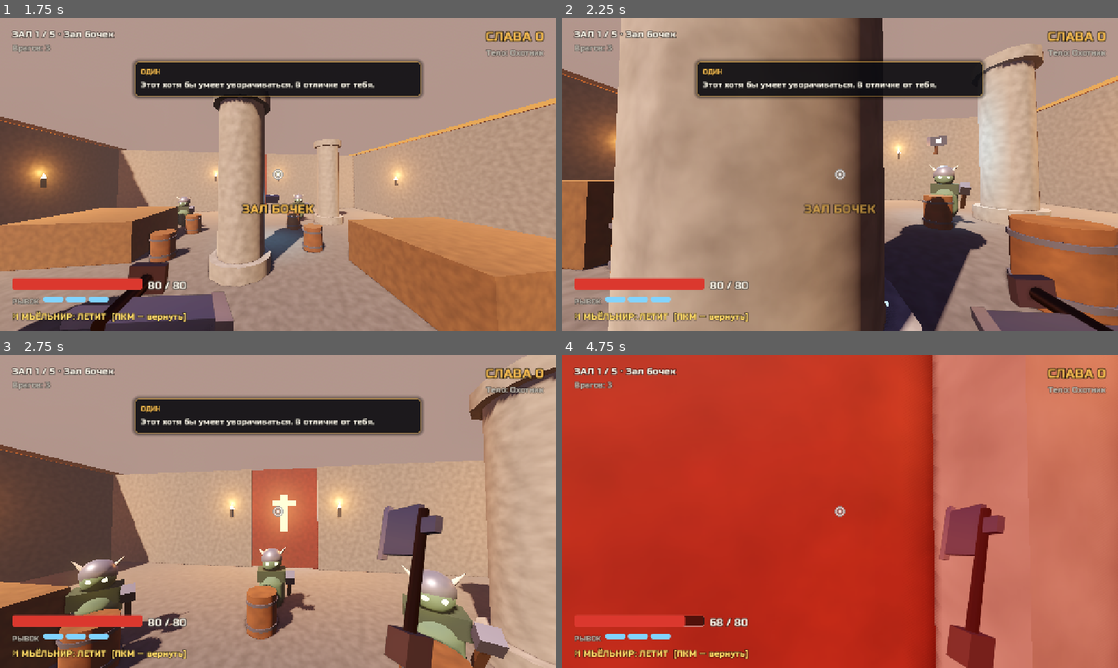
Above: before the commit, frames 1-4 (two rows, left to right).
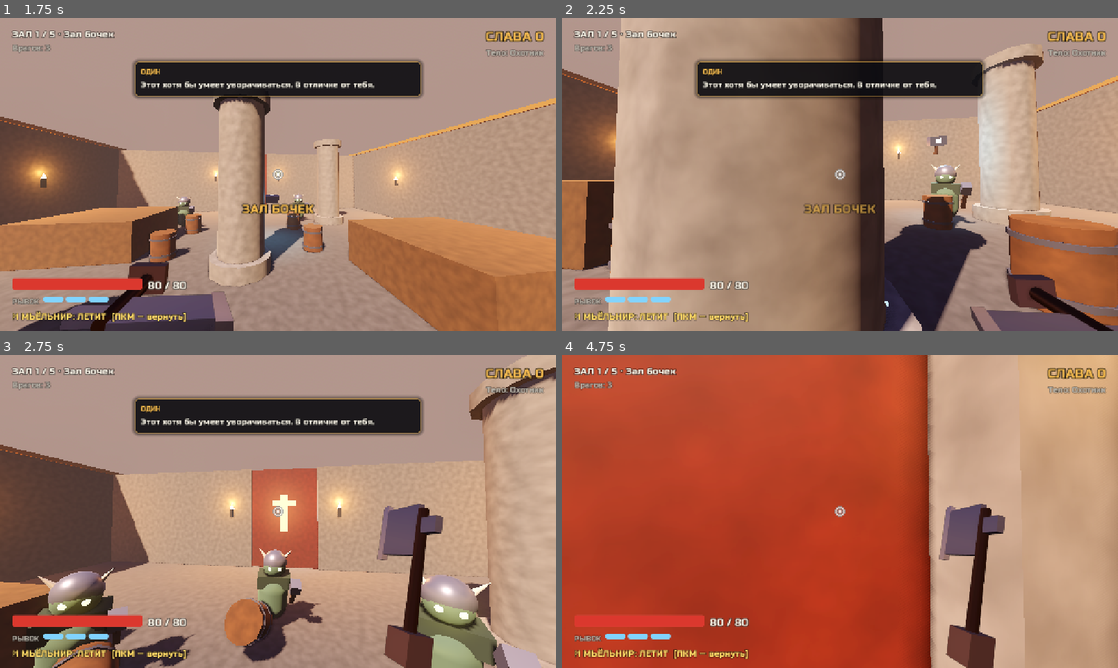
Above: after the commit, the same moments.

Repository: bbutterm/thor
Game: Godot game, scene res://ui/main_menu.tscn
Same seed, same stepped clock (60 frames per second), same inputs: the game is played once before the commit and once after it.
Inputs (mouse positions are in pixels of both pictures, inside the frame that each line leads up to):
- Up to frame 1 (1.75 s): click "Начать забег" at 0.5 s; move the mouse to (305, 174) at 1.27 s; hold W (move_forward) from 1.28 s (still down); right-click (305, 174) at 1.35 s; click (305, 174) at 1.42 s; tap Space (jump) at 1.52 s
- Up to frame 2 (2.25 s): keep holding W (move_forward); move the mouse to (812, 174) at 2.02 s; click (812, 174) at 2.1 s
- Up to frame 3 (2.75 s): keep holding W (move_forward); tap Space (jump) at 2.27 s; right-click (250, 511) at 2.3 s
- Up to frame 4 (4.75 s): keep holding W (move_forward); move the mouse to (851, 505) at 2.77 s; tap Shift (dash) at 2.85 s; right-click (851, 505) at 3.05 s; move the mouse to (834, 517) at 3.52 s; tap 1 (pick_1) at 3.6 s; click (834, 517) at 3.67 s; tap Space (jump) at 3.77, 4.52 s; right-click (834, 517) at 3.8 s; move the mouse to (878, 514) at 4.27 s; tap 2 (pick_2) at 4.35 s; right-click (878, 514) at 4.55 s

Frame 1 is identical in both runs. In frame 2, 0.2% of the frame differs, in the area x 64-75%, y 46-68%; in frame 3, 10%; in frame 4, 36%, in the area x 21-100%, y 0-100%.

Commit message:
Враги толкают бочки и обходят препятствия, тест ИИ по всем залам
Co-Authored-By: Claude Opus 5.5 <noreply@anthropic.com>
Claude-Session: https://claude.ai/code/session_016EUpgtyjWpewyAFB7LHHNf

Diff:
--- a/enemies/enemy.gd
+++ b/enemies/enemy.gd
@@ -71,6 +71,11 @@
 var _windup_glow: float = 0.0
 var _telegraph: Node3D
 var _walk_t: float = 0.0
+# Обход препятствий: если долго не можем сдвинуться — идём вбок
+var _stuck_check_t: float = 0.0
+var _stuck_check_pos: Vector3 = Vector3.ZERO
+var _detour_left: float = 0.0
+var _detour_dir: Vector3 = Vector3.ZERO
 
 func _ready() -> void:
 	add_to_group("enemies")
@@ -163,6 +168,8 @@
 			if _cooldown <= 0.0 and dist < keep_max_dist + 6.0 and _has_line_of_sight():
 				_begin_windup(false)
 				return Vector3.ZERO
+	if _detour_left > 0.0 and move != Vector3.ZERO:
+		move = (_detour_dir + move * 0.35).normalized()
 	return (move + _separation()).normalized() if move != Vector3.ZERO else _separation()
 
 func _separation() -> Vector3:
@@ -329,9 +336,36 @@
 		velocity.y = -0.5
 	var pre := Vector3(velocity.x, 0, velocity.z)
 	move_and_slide()
+	_push_props()
 	_check_wall_splat(pre)
+	_update_stuck(move_dir, delta)
 	if global_position.y < -30.0:
 		_die("fall")
+
+func _push_props() -> void:
+	for i in get_slide_collision_count():
+		var col := get_slide_collision(i)
+		var rb := col.get_collider() as RigidBody3D
+		if rb:
+			var dir := -col.get_normal()
+			dir.y = 0.1
+			rb.apply_central_impulse(dir.normalized() * 0.9 * model_scale * model_scale)
+
+func _update_stuck(move_dir: Vector3, delta: float) -> void:
+	if _detour_left > 0.0:
+		_detour_left -= delta
+	if state != State.CHASE or move_dir == Vector3.ZERO:
+		_stuck_check_t = 0.0
+		_stuck_check_pos = global_position
+		return
+	_stuck_check_t += delta
+	if _stuck_check_t >= 0.6:
+		var moved := Vector2(global_position.x - _stuck_check_pos.x, global_position.z - _stuck_check_pos.z).length()
+		if moved < move_speed * 0.6 * 0.25 and _detour_left <= 0.0:
+			_detour_dir = move_dir.cross(Vector3.UP).normalized() * (1.0 if randf() < 0.5 else -1.0)
+			_detour_left = 0.9
+		_stuck_check_t = 0.0
+		_stuck_check_pos = global_position
 
 func _check_wall_splat(pre_horiz: Vector3) -> void:
 	var kspeed := Vector2(knockback_velocity.x, knockback_velocity.z).length()
--- /dev/null
+++ b/tests/ai_test.gd
@@ -0,0 +1,50 @@
+extends Node
+## Проверка ИИ врагов: игрок стоит (бессмертный), враги должны дойти, замахнуться, ударить; метатели — стрелять.
+## godot --headless --path . --fixed-fps 60 res://tests/ai_test.tscn
+
+func _ready() -> void:
+	process_mode = Node.PROCESS_MODE_ALWAYS
+	if not has_meta("runner"):
+		var r := Node.new()
+		r.set_script(get_script())
+		r.set_meta("runner", true)
+		get_tree().root.add_child.call_deferred(r)
+		return
+	_run.call_deferred()
+
+func frames(n: int) -> void:
+	for i in n:
+		await get_tree().physics_frame
+
+func _run() -> void:
+	var fails := 0
+	for room in Run.ROOM_SCENES + [Run.BOSS_SCENE]:
+		Run.start_run("berserker")
+		Run.room_order.assign([room, Run.BOSS_SCENE])
+		get_tree().change_scene_to_file("res://scenes/game.tscn")
+		await frames(20)
+		var g := get_tree().current_scene as Game
+		var p := g.player
+		var hits := [0]
+		var dmg := [0.0]
+		p.hurt.connect(func(a: float) -> void:
+			hits[0] += 1
+			dmg[0] += a)
+		var projectiles := 0
+		for i in 60 * 15:
+			await get_tree().physics_frame
+			p.health = p.max_health
+			if i % 30 == 0:
+				for n in g.room.get_children():
+					if n.is_in_group("reflectable"):
+						projectiles += 1
+		var stuck := 0
+		for e in g.room.alive_enemies():
+			if e.kind != Enemy.Kind.THROWER and e.global_position.distance_to(p.global_position) > 6.0:
+				stuck += 1
+		var ok: bool = hits[0] > 0
+		print("[%s] %s: попаданий по игроку %d (урон %.0f за 15 с), снарядов в воздухе (сэмплы) %d, грунтов далеко от игрока %d" % ["OK" if ok else "FAIL", room.get_file(), hits[0], dmg[0], projectiles, stuck])
+		if not ok:
+			fails += 1
+	FX.reset_time()
+	get_tree().quit(1 if fails > 0 else 0)
--- /dev/null
+++ b/tests/ai_test.tscn
@@ -0,0 +1,6 @@
+[gd_scene format=3]
+
+[ext_resource type="Script" path="res://tests/ai_test.gd" id="1_a"]
+
+[node name="AITest" type="Node"]
+script = ExtResource("1_a")
Not shown, changed: CREDITS.md
Not shown, changed: PROGRESS.md
